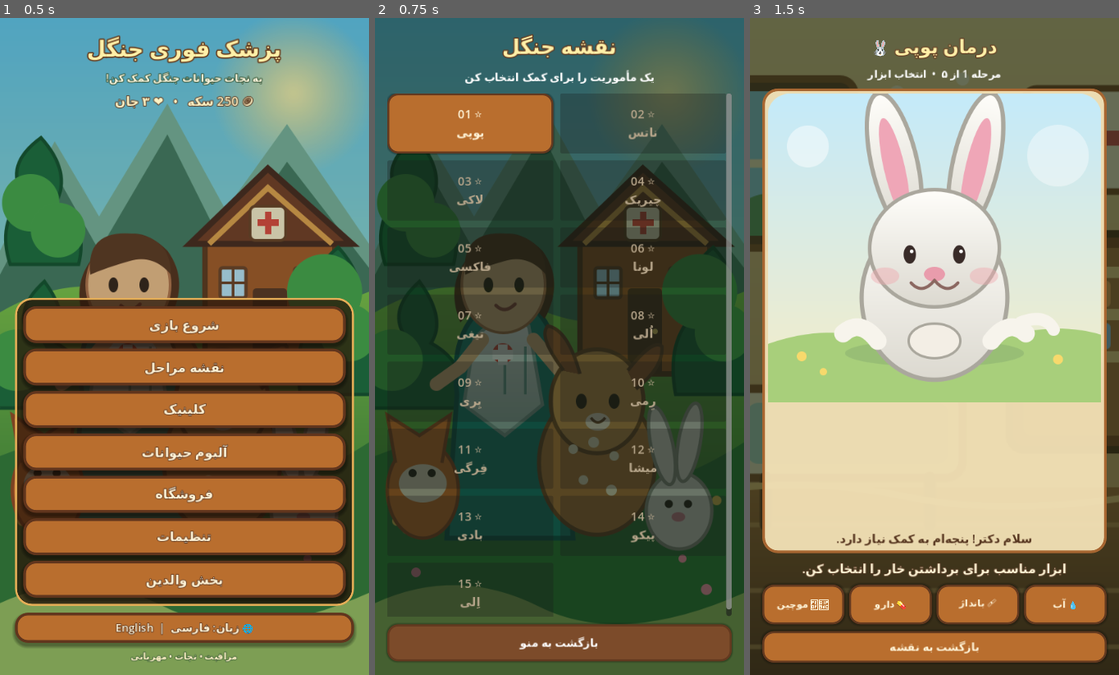
Above: before the commit, frames 1-3 (left to right).
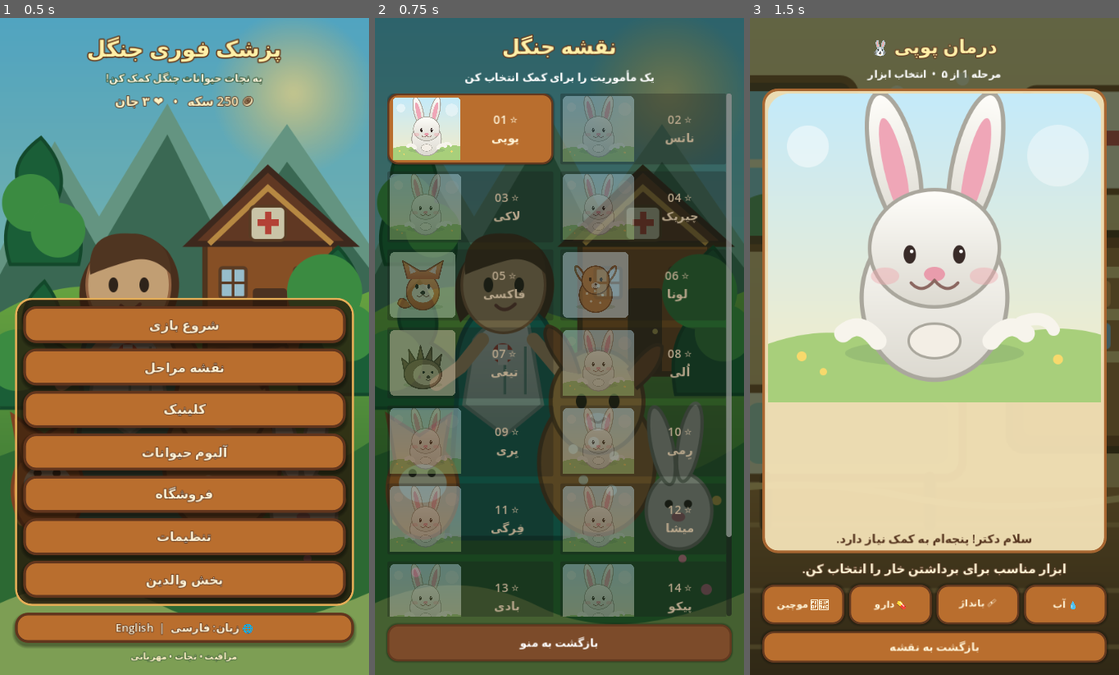
Above: after the commit, the same moments.

Repository: Javadmk1/Forest-Emergency-Vet
Game: Godot game, scene res://scenes/main_menu.tscn
The game is run twice, just before and just after one commit, with the same random seed, the same clock (stepped at 60 frames per second) and the same inputs.
Inputs:
- Up to frame 1 (0.5 s): no input
- Up to frame 2 (0.75 s): click "شروع بازی" at 0.5 s
- Up to frame 3 (1.5 s): click "⭐ 01 پوپی" at 1.25 s

Frame 1 is identical in both runs. In frame 2, 29% of the frame differs, in the area x 3-97%, y 11-92%; in frame 3, nothing differs.

Commit message:
Show illustrated animal portraits on forest level cards

Diff:
--- a/scripts/level_select.gd
+++ b/scripts/level_select.gd
@@ -73,7 +73,19 @@
         var animal_en := str(level_data.get("animal_name_en", "Forest Animal"))
         var unlocked: Array = SaveManager.data.get("progress", {}).get("unlocked_levels", [1])
         button.text = ("⭐ %02d\n%s" % [i, animal_fa]) if LanguageManager.is_persian() else ("⭐ %02d\n%s" % [i, animal_en])
-        button.custom_minimum_size = Vector2(0, 88)
+        button.custom_minimum_size = Vector2(0, 104)
+        var animal_id := str(level_data.get("animal", "rabbit"))
+        var portrait_path := "res://assets/rabbit_patient.svg"
+        match animal_id:
+            "fox": portrait_path = "res://assets/fox_patient.svg"
+            "deer", "fawn": portrait_path = "res://assets/fawn_patient.svg"
+            "hedgehog": portrait_path = "res://assets/hedgehog_patient.svg"
+            "rabbit": portrait_path = "res://assets/rabbit_patient.svg"
+            _: portrait_path = "res://assets/rabbit_patient.svg"
+        if ResourceLoader.exists(portrait_path):
+            button.icon = load(portrait_path)
+            button.expand_icon = true
+            button.icon_alignment = HORIZONTAL_ALIGNMENT_LEFT
         button.size_flags_horizontal = Control.SIZE_EXPAND_FILL
         button.add_theme_stylebox_override("normal", _wood_style())
         button.add_theme_stylebox_override("hover", _wood_style("#d58a3e"))
